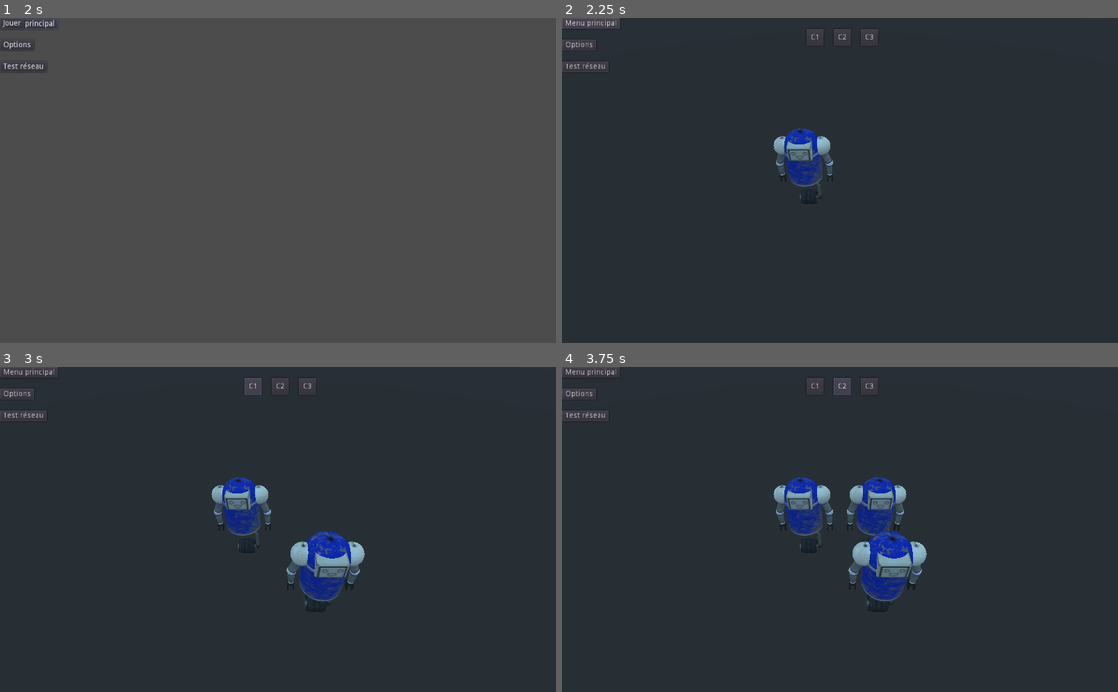
Above: before the commit, frames 1-4 (two rows, left to right).
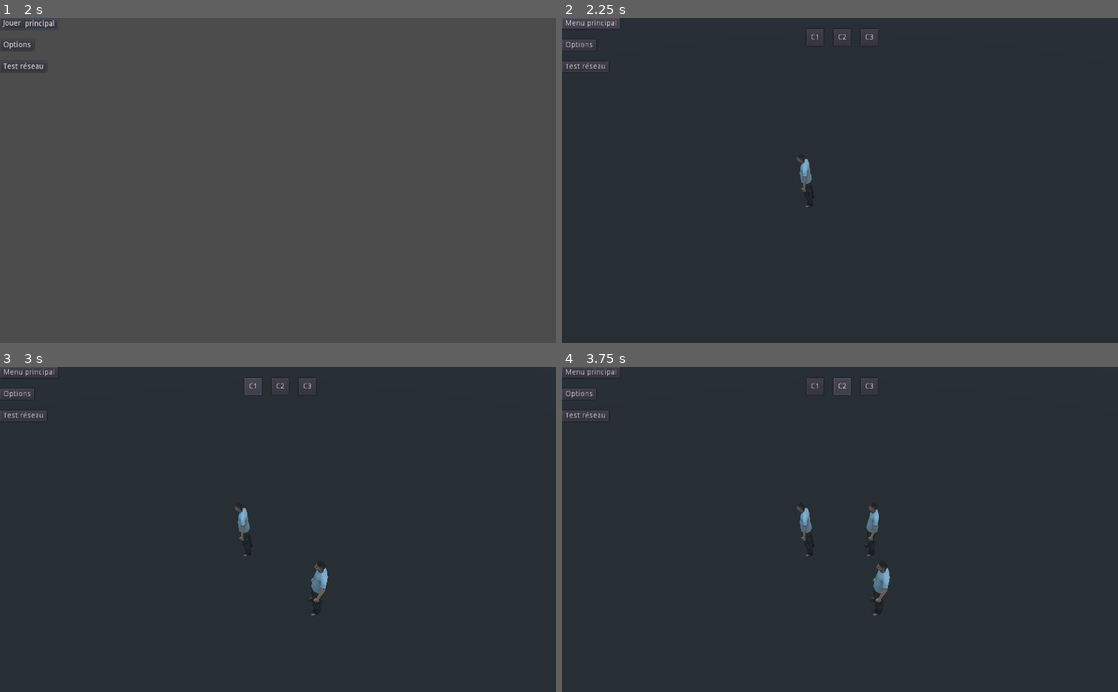
Above: after the commit, the same moments.

Repository: Flosilver/Quarter_Dead
Game: Godot game, scene res://ControlSplash.tscn
The game is run twice, just before and just after one commit, with the same random seed, the same clock (stepped at 60 frames per second) and the same inputs.
Inputs:
- Up to frame 1 (2 s): tap Enter at 0.5 s; click "Menu principal" at 1.25 s
- Up to frame 2 (2.25 s): click "Jouer" at 2 s
- Up to frame 3 (3 s): click "C1" at 2.75 s
- Up to frame 4 (3.75 s): click "C2" at 3.5 s

Frame 1 is identical in both runs. In frame 2, 1.3% of the frame differs, in the area x 38-49%, y 33-59%; in frame 3, 3.4%; in frame 4, 4.7%, in the area x 38-66%, y 33-77%.
Error in both runs: Invalid get index '0' (on base: 'String'). (res://ControlSplash.gd:19)

Commit message:
modif génération des perso et début distribution des rôles

Diff:
--- a/client/global/ControlGame.gd
+++ b/client/global/ControlGame.gd
@@ -2,6 +2,7 @@
 
 var explorerColor=[Color(255,0,0),Color(0,255,0),Color(0,0,255),Color(255,255,0)]
 # chemins vers les différents des objets rooms
+
 var objRooms=[
 	#00
 	"res://obj/sallesw.obj",
@@ -16,7 +17,6 @@
 	#05
 	"res://obj/",
 ]
-
 # chemins vers les textures associées aux rooms
 var tileRooms=[
 	 #00
@@ -32,7 +32,7 @@
 	#05
 	"res://tiles/Texture/",
 ]
-
+# textures des rooms
 var txRooms=[
 	#00
 	null,
@@ -47,7 +47,26 @@
 	#05
 	null,
 ]
-
+var objDoors=[
+	#00
+	"res://obj/Porte1.obj",
+	#01
+	"res://obj/Porte2.obj",
+	#02
+	"res://obj/PorteVerre.obj",
+	#03
+	"res://obj/Vitre.obj"
+]
+var tileDoors=[
+	#00
+	"res://tiles/Texture/texturePorte1.0.png",
+	#01
+	"res://tiles/Texture/texturePorte2.0.png",
+	#02
+	"res://tiles/Texture/texturePorteVerre.0.png",
+	#03
+	"res://tiles/Texture/"
+]
 var txDoors=[
 	#00
 	null,
@@ -55,6 +74,8 @@
 	null,
 	#02
 	null,
+	#03
+	null
 ]
 
 var lOffsetExplo=[
@@ -66,6 +87,67 @@
 
 # liste contenant les pointeurs vers les 5 nodes exit crées
 var lExplos=[null,null,null,null]
+var objExplo=[
+	#00
+	"res://obj/",
+	#01
+	"res://obj/",
+	#02
+	"res://obj/",
+	#03
+	"res://obj/",
+	#04
+	"res://obj/",
+	#05
+	"res://obj/",
+	#06
+	"res://obj/robot.obj",
+	#07
+	"res://obj/",
+	#08 : obj du modèle temporaire pour la connexion
+	"res://obj/Personage.obj"
+]
+var tileExplo=[
+	#00
+	"res://tiles/Texture/",
+	#01
+	"res://tiles/Texture/",
+	#02
+	"res://tiles/Texture/",
+	#03
+	"res://tiles/Texture/",
+	#04
+	"res://tiles/Texture/",
+	#05
+	"res://tiles/Texture/",
+	#06
+	"res://tiles/Texture/textureRobot1.0.png",
+	#07
+	"res://tiles/Texture/",
+	#08 : chemin de la texture pour le modèle temporaire
+	"res://tiles/Texture/texturePersonnage.jpg"
+]
+var txExplo=[
+	#00
+	null,
+	#01
+	null,
+	#02
+	null,
+	#03
+	null,
+	#04
+	null,
+	#05
+	null,
+	#06
+	null,
+	#07
+	null,
+	#08 : texture du modèle temporaire
+	null
+]
+
 var campx
 var campy
 var pressed=[0,0,0,0,0,
@@ -83,7 +165,7 @@
 	campx=-5
 	campy=-5
 	var i = global.direction
-	lExplos[i]=createExplorer(campx+lOffsetExplo[i][0], campy+lOffsetExplo[i][1],i)
+	lExplos[i]=createExplorer(campx+lOffsetExplo[i][0], campy+lOffsetExplo[i][1],i,8)
 	pass # Replace with function body.
 
 
@@ -114,7 +196,7 @@
 				for j in range(global.map_size):
 					maze[i].push_back([])
 					for k in range(global.map_size):
-						maze[i][j].append(0)
+						maze[i][j].append(null)
 				print("étage ", i, " x=", maze[i].size(), " y=", maze[i][0].size())
 			print("nb_étages créés: ",maze.size())
 
@@ -140,6 +222,16 @@
 				lExplos[i].set_translation(Vector3((x*2*roomOff)+lOffsetExplo[i][0],0,(y*2*roomOff)+lOffsetExplo[i][1]))
 			var cam=get_tree().get_root().get_node("ControlGame").get_node("Spatial").get_node("Camera")
 			cam.set_translation(Vector3(x*2*roomOff,3,(y*2*roomOff)+2))
+
+		'r': # distribution des rôles
+			var xtemp
+			var ytemp
+			var ztemp
+			for i in range(global.NB_J):
+				xtemp = lExplos[i].translation.x
+				ytemp = lExplos[i].translation.y
+				ztemp = lExplos[i].translation.z
+				lExplos[i] = createExplorer(xtemp,ztemp,i,mess[i+1])
 
 func createRoom(x,y,room_num):
 	# Create a new tile instance
@@ -168,7 +260,11 @@
 	$Spatial.add_child(mi)
 	return mi
 
-func createExplorer(x,y,num):
+func createExplorer(x,y,who,role):
+	if lExplos[who] != null:
+		$Spatial.remove_child(lExplos[who])
+	role = 8
+
 	# Create a new tile instance
 	var mi=MeshInstance.new()
 	# and translate it to its final position
@@ -176,19 +272,23 @@
 	mi.set_rotation(Vector3(0,-PI/2.0,0))
 	mi.set_scale(Vector3(0.5,0.5,0.5))
 	# load the tile mesh
-	var meshObj=load("res://obj/robot.obj")
+	var meshObj=load(objExplo[role])
 	# and assign the mesh instance with it
 	mi.mesh=meshObj
 	# create a new spatial material for the tile
-	var surface_material=SpatialMaterial.new()
+	var spatial_material=SpatialMaterial.new()
 	# set its color
 	# surface_material.albedo_color=explorerColor[num]
 	# and assign the material to the mesh instance
-	mi.set_surface_material(0,surface_material)
-
-	var texture = ImageTexture.new()
-	texture.load("res://tiles/Texture/textureRobot1.0.png")
-	surface_material.albedo_texture=texture
+	mi.set_surface_material(0,spatial_material)
+	if txExplo[role] == null:
+		txExplo[role] = ImageTexture.new()
+		txExplo[role].load(tileExplo[role])
+		# and perform the assignment to the surface_material
+		spatial_material.albedo_texture=txExplo[role]
+	else:
+		# and perform the assignment to the surface_material
+		spatial_material.albedo_texture=txExplo[role]
 	# add the newly created instance as a child of the Origine3D Node
 	$Spatial.add_child(mi)
 	return mi
@@ -198,7 +298,7 @@
 
 	for i in range(global.map_size):
 		for j in range(global.map_size):
-			createRoom(2*i*roomOff,2*j*roomOff,maze[etage][i][j])
+			maze[etage][i][j] = createRoom(2*i*roomOff,2*j*roomOff,maze[etage][i][j])
 
 func _on_ButtonMenu_pressed():
 	var root=get_tree().get_root()
@@ -215,7 +315,7 @@
 	var i = 1
 	if global.playersPresent[i] == 0:
 		print("création d'un nouveau explorateur")
-		lExplos[i]=createExplorer(campx+lOffsetExplo[i][0], campy+lOffsetExplo[i][1],i)
+		lExplos[i]=createExplorer(campx+lOffsetExplo[i][0], campy+lOffsetExplo[i][1], i, 8)
 
 
 func _on_ButtonC2_pressed():
@@ -225,7 +325,7 @@
 	var i = 2
 	if global.playersPresent[i] == 0:
 		print("création d'un nouveau explorateur")
-		lExplos[i]=createExplorer(campx+lOffsetExplo[i][0], campy+lOffsetExplo[i][1],i)
+		lExplos[i]=createExplorer(campx+lOffsetExplo[i][0], campy+lOffsetExplo[i][1], i, 8)
 
 
 func _on_ButtonC3_pressed():
@@ -235,4 +335,4 @@
 	var i = 3
 	if global.playersPresent[i] == 0:
 		print("création d'un nouveau explorateur")
-		lExplos[i]=createExplorer(campx+lOffsetExplo[i][0], campy+lOffsetExplo[i][1],i)
+		lExplos[i]=createExplorer(campx+lOffsetExplo[i][0], campy+lOffsetExplo[i][1], i, 8)
